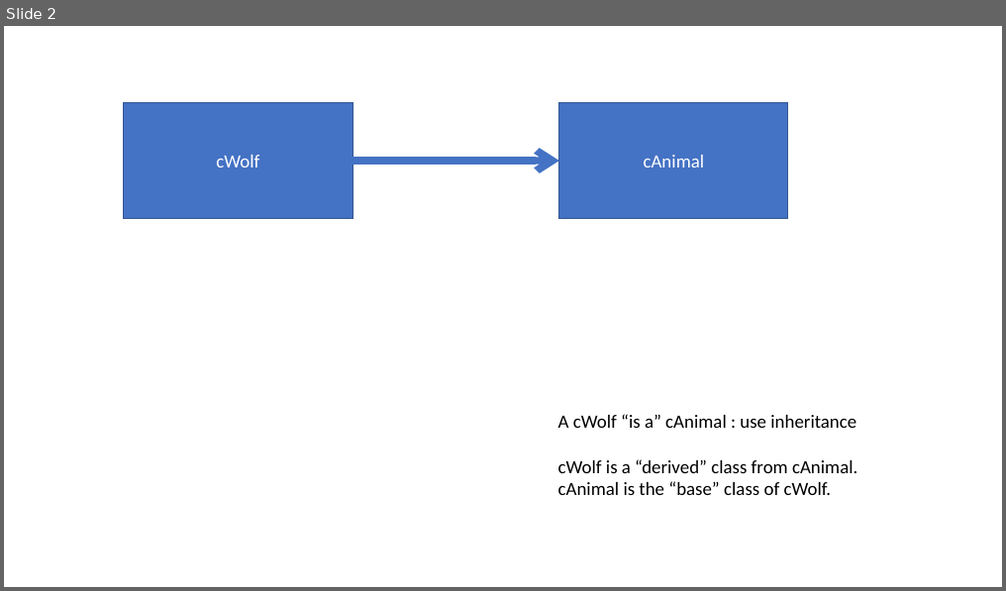
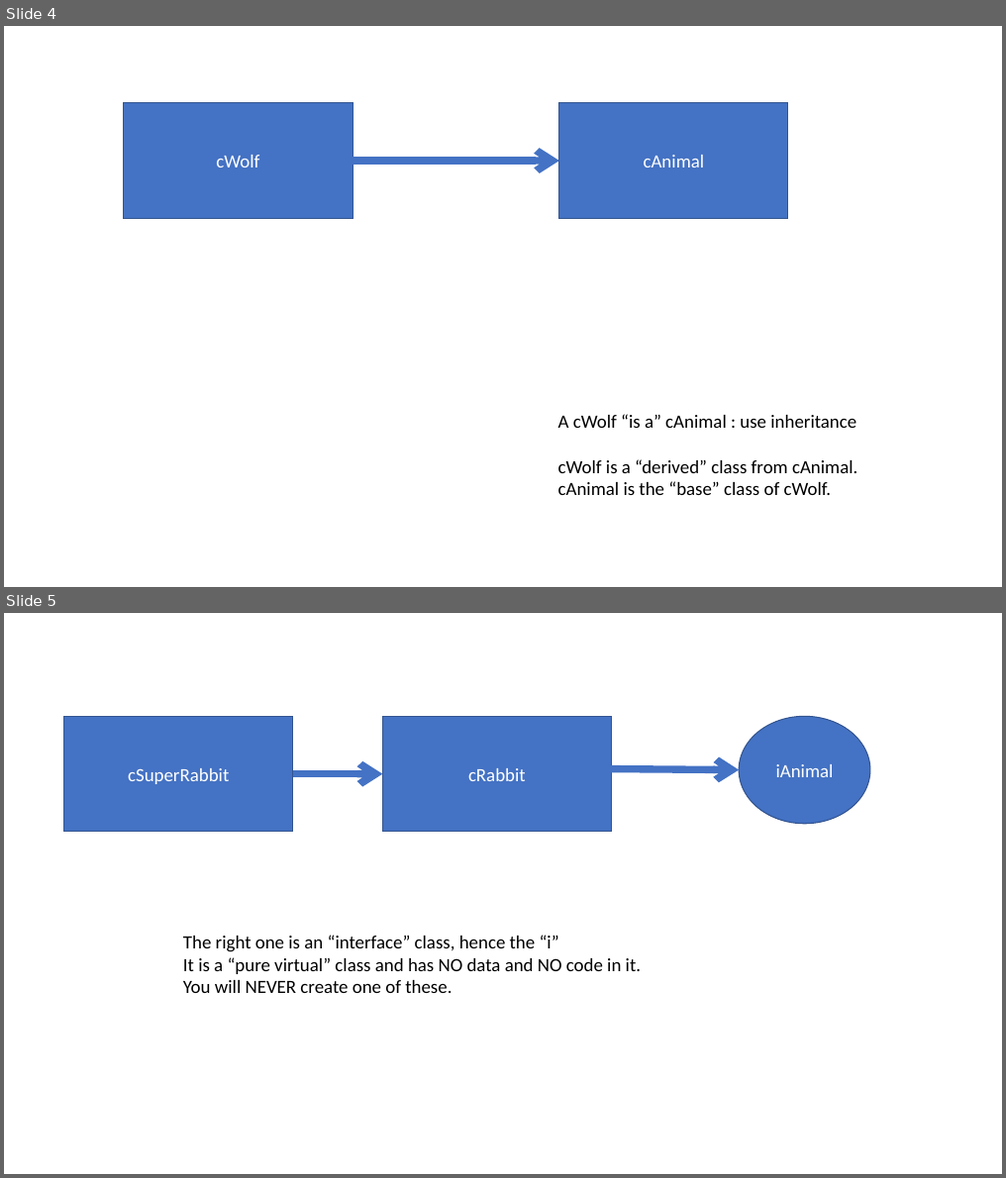
Before and after one commit to FeeneyCodes/GDP202223, a slide deck: Classes_in_C++/The C++ compiler might hate you - classes in C++.pptx. Shown one above the other, each under a label of ours: slide 2 before the commit, slides 4 and 5 after it. The pictures are 1006x591 and 1006x1178 pixels, drawn with LibreOffice and Linux fonts; fonts in the diff are those of the drawing. Boxes give left, top, right and bottom in pixels: in the first picture for what was removed or moved away, otherwise in the second. Text is boxed around its words. In the diff, an @@ line names an element or a change of style, - is before the commit and + after.

```diff
--- a/Classes_in_C++/The C++ compiler might hate you - classes in C++.pptx
+++ b/Classes_in_C++/The C++ compiler might hate you - classes in C++.pptx
@@ slide 5 added at [4,613,1002,1174], background #FFFFFF @@
@@ rectangle added at [63,716,293,832], fill #4472C4, outline #325491 1 pt, 18 pt, text #FFFFFF @@
+cSuperRabbit
@@ rectangle added at [383,716,612,832], fill #4472C4, outline #325491 1 pt, 18 pt, text #FFFFFF @@
+cRabbit
@@ ellipse added at [740,716,871,823], fill #4472C4, outline #325491 1 pt, 18 pt, text #FFFFFF @@
+iAnimal
@@ arrow added from (293, 774) to (383, 774), #4472C4 7 pt @@
@@ arrow added from (592, 768) to (740, 770), #4472C4 7 pt @@
@@ text added at [183,935,641,993], 18 pt, text #000000 @@
+The right one is an “interface” class, hence the “i”
+It is a “pure virtual” class and has NO data and NO code in it.
+You will NEVER create one of these.
@@ what was slide 2 is now slide 4 @@
```
Also in this commit, not shown: 2 other slides added, 45 other files.
